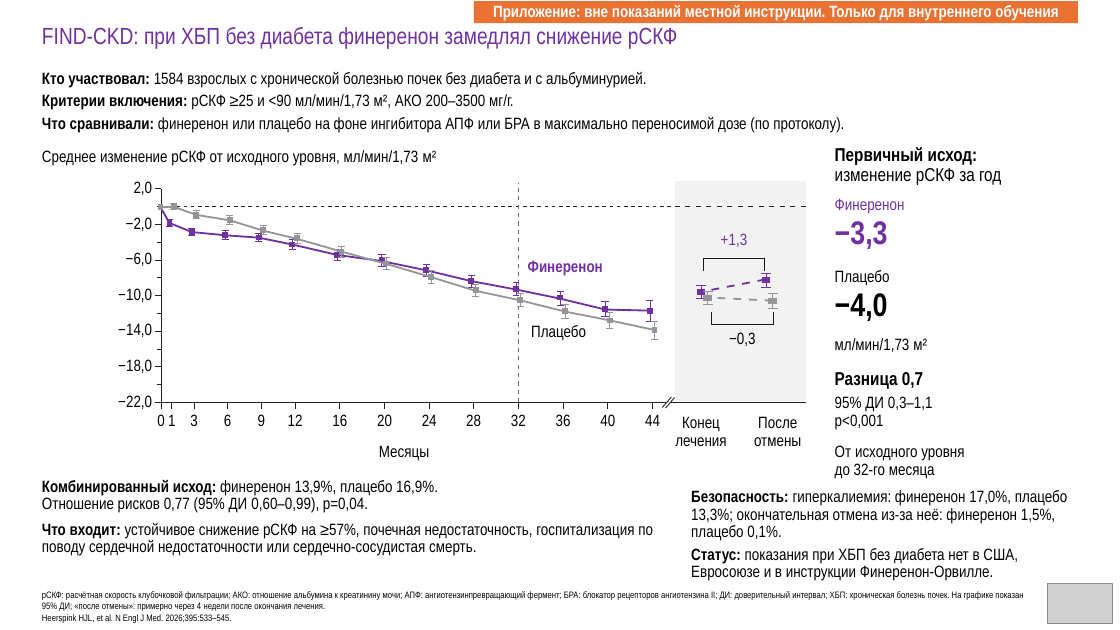
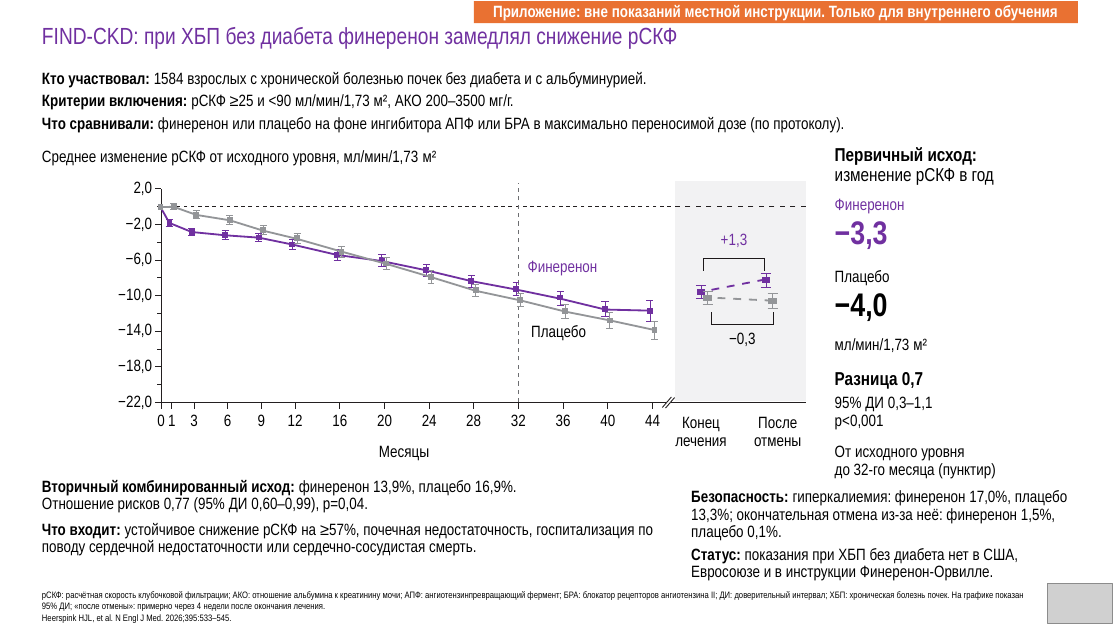
Before and after one commit to drabdulbosit1-eng/my-test-cloud, a slide deck: slide 45 of finerenone/Finerenone_Levin_reviewed.pptx. Drawn at 1120x630 pixels with LibreOffice and Linux fonts; fonts in the diff are those of the drawing; grey boxes stand for pictures. Boxes give left, top, right and bottom in pixels: in the first picture for what was removed or moved away, otherwise in the second. Text is boxed around its words. In the diff, an @@ line names an element or a change of style, - is before the commit and + after.

```diff
--- a/finerenone/Finerenone_Levin_reviewed.pptx
+++ b/finerenone/Finerenone_Levin_reviewed.pptx
@@ text at [835,168,994,185]: text changed @@
-изменение рСКФ за год
+изменение рСКФ в год
@@ text "Финеренон" at [528,260,598,276]: bold off @@
@@ text at [835,463,995,478]: text changed @@
-до 32-го месяца
+до 32-го месяца (пунктир)
@@ text at [42,480,517,495]: text changed; bold on @@
-Комбинированный исход: финеренон 13,9%, плацебо 16,9%.
+Вторичный комбинированный исход: финеренон 13,9%, плацебо 16,9%.
```
Also in this commit, not shown: 17 other slides changed, 1 other file.
